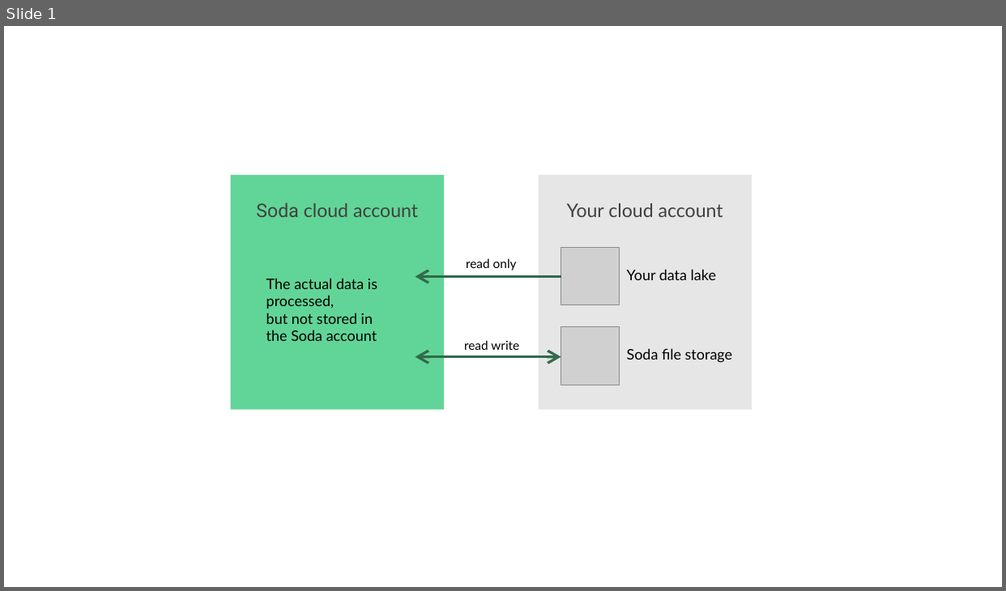
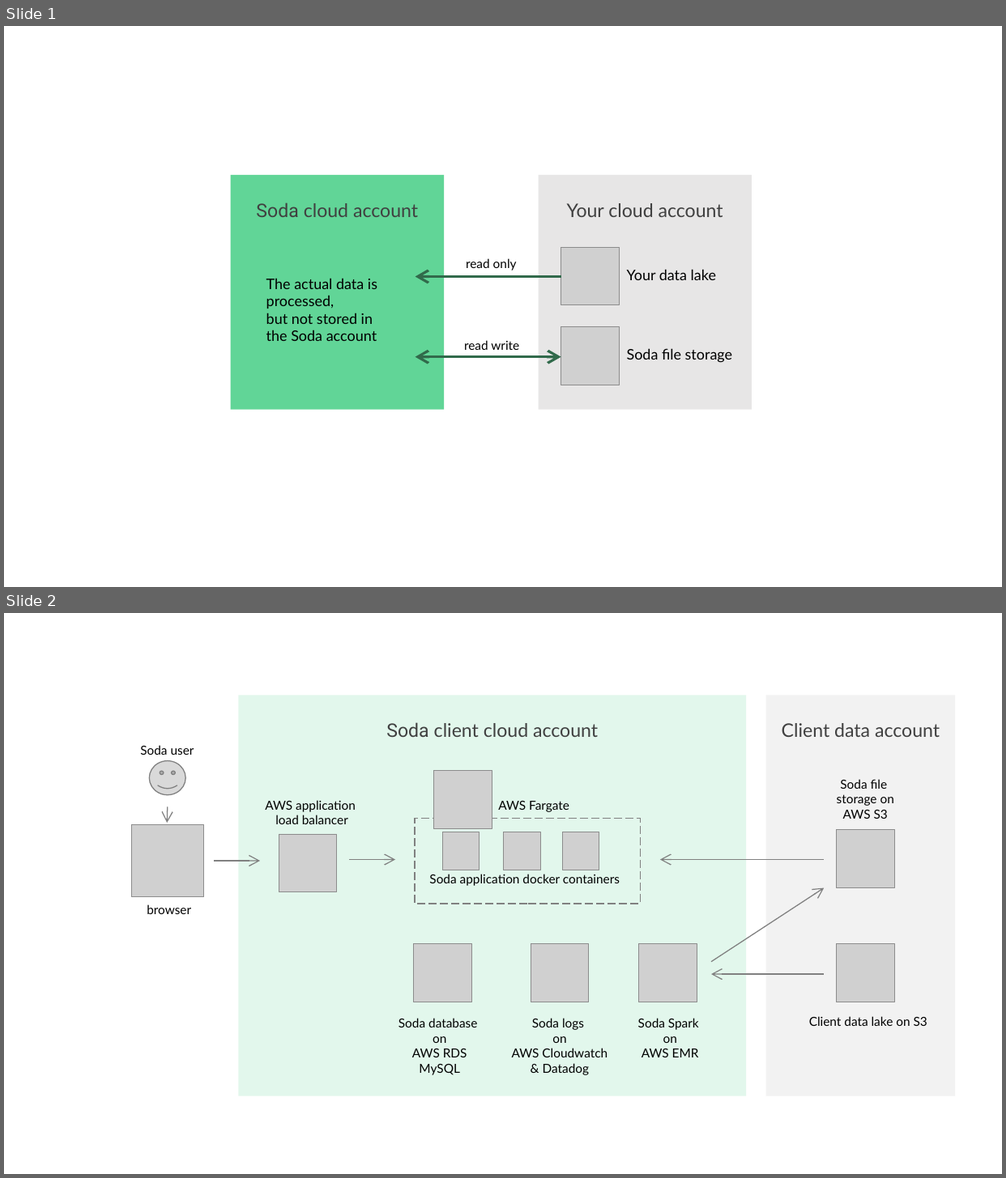
Before and after one commit to maartenmasschelein/docs, a slide deck: pages/img/Architecture docs images.pptx. Shown one above the other, each under a label of ours: slide 1 before the commit, slides 1 and 2 after it. The pictures are 1006x591 and 1006x1178 pixels, drawn with LibreOffice and Linux fonts; fonts in the diff are those of the drawing; grey boxes stand for pictures. Boxes give left, top, right and bottom in pixels: in the first picture for what was removed or moved away, otherwise in the second. Text is boxed around its words. In the diff, an @@ line names an element or a change of style, - is before the commit and + after.

```diff
--- a/pages/img/Architecture docs images.pptx
+++ b/pages/img/Architecture docs images.pptx
@@ slide 2 added at <box>4,613,1002,1174</box>, background #FFFFFF @@
@@ rectangle added at <box>238,696,746,1097</box>, fill #61D597 at 18% opacity, 18 pt, text #404040 @@
+Soda client cloud account
@@ rectangle added at <box>766,696,956,1097</box>, fill #F2F2F2, 18 pt, text #404040 @@
+Client data account
@@ text added at <box>140,745,194,755</box>, 12 pt, text #000000 @@
+Soda user
@@ smiley face added at <box>149,761,186,796</box>, fill #D9D9D9, outline #808080 1 pt @@
@@ picture added at <box>434,771,492,829</box> @@
@@ text added at <box>837,779,894,819</box>, 12 pt, text #000000 @@
+Soda file
+storage on
+AWS S3
@@ arrow added from (167, 807) to (167, 823), #808080 1 pt @@
@@ text added at <box>265,800,356,824</box>, 12 pt, text #000000 @@
+AWS application
+load balancer
@@ text added at <box>498,801,569,812</box>, 12 pt, text #000000 @@
+AWS Fargate
@@ picture added at <box>131,825,204,897</box> @@
@@ rectangle added at <box>415,819,641,905</box>, outline #808080 1 pt dashed @@
@@ picture added at <box>837,830,895,888</box> @@
@@ picture added at <box>279,834,337,892</box> @@
@@ picture added at <box>443,832,479,870</box> @@
@@ picture added at <box>503,832,540,870</box> @@
@@ picture added at <box>562,832,599,870</box> @@
@@ arrow added from (214, 861) to (260, 861), #808080 1 pt @@
@@ arrow added from (349, 860) to (395, 860), #808080 1 pt @@
@@ text added at <box>429,874,620,886</box>, 12 pt, text #000000 @@
+Soda application docker containers
@@ arrow added from (824, 860) to (661, 860), #808080 1 pt @@
@@ arrow added from (711, 962) to (824, 888), #808080 1 pt @@
@@ text added at <box>147,905,191,914</box>, 12 pt, text #000000 @@
+browser
@@ picture added at <box>414,944,472,1003</box> @@
@@ picture added at <box>531,944,590,1003</box> @@
@@ picture added at <box>639,944,697,1003</box> @@
@@ picture added at <box>837,944,895,1003</box> @@
@@ arrow added from (824, 974) to (711, 974), #808080 1 pt @@
@@ text added at <box>398,1018,477,1076</box>, 12 pt, text #000000 @@
+Soda database
+on
+AWS RDS MySQL
@@ text added at <box>512,1018,607,1076</box>, 12 pt, text #000000 @@
+Soda logs
+on
+AWS Cloudwatch
+& Datadog
@@ text added at <box>638,1018,699,1058</box>, 12 pt, text #000000 @@
+Soda Spark
+on
+AWS EMR
@@ text added at <box>809,1016,927,1026</box>, 12 pt, text #000000 @@
+Client data lake on S3
```
Also in this commit, not shown: 1 other slide added, 2 other files.
